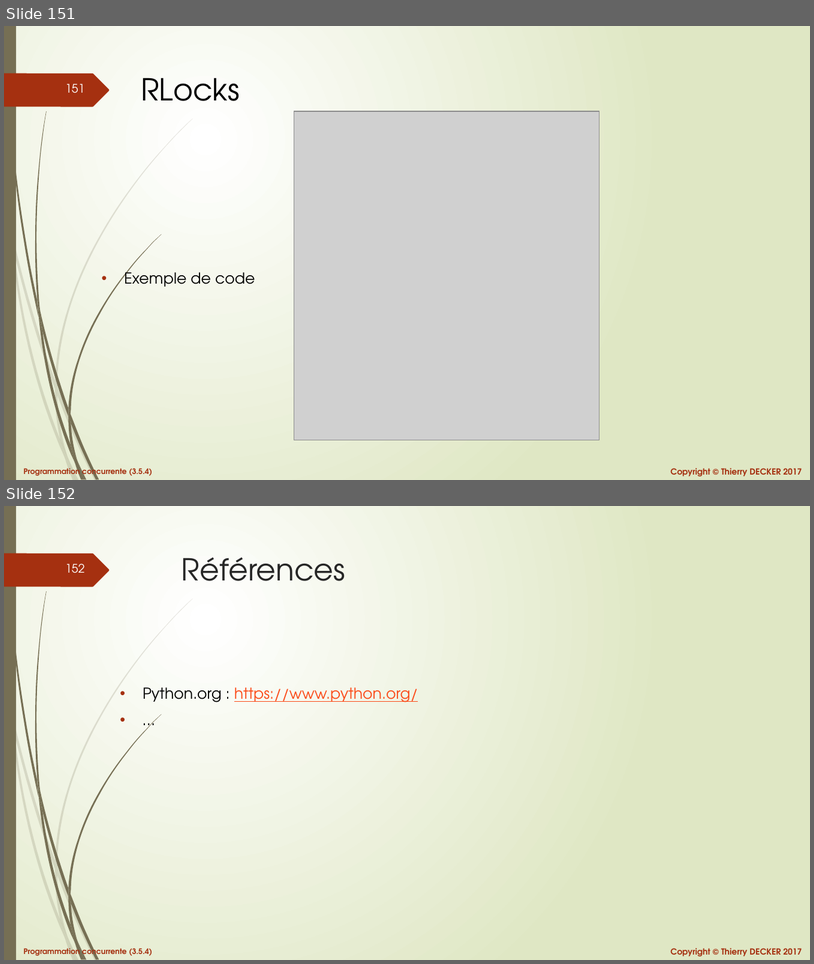
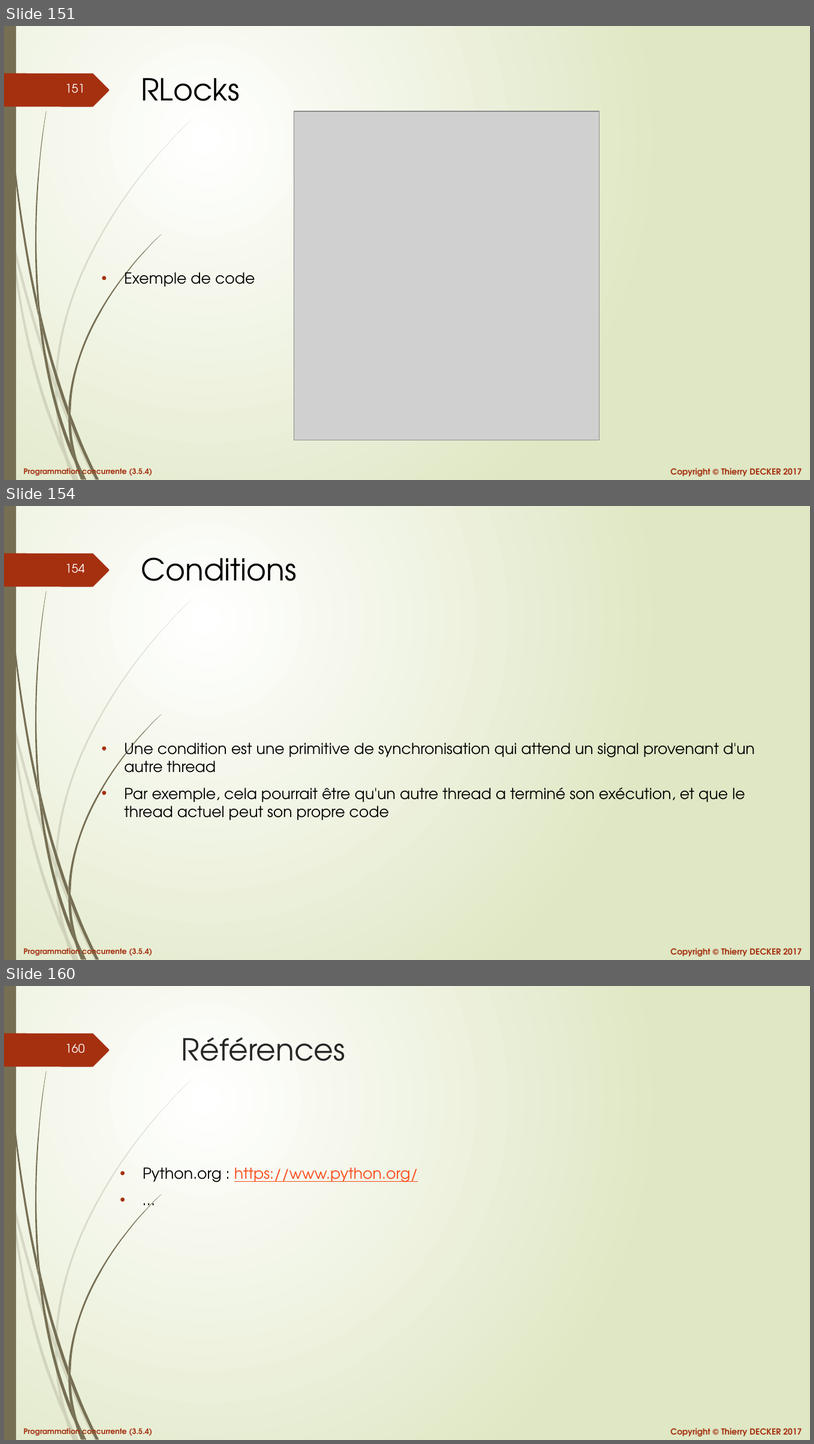
Before and after one commit to VikmanTheRacoon/learning-python, a slide deck: documentations/python-concurrency.pptx. Shown one above the other, each under a label of ours: slides 151 and 152 before the commit, slides 151, 154 and 160 after it; the slides between them are not shown. The pictures are 814x964 and 814x1444 pixels, drawn with LibreOffice and Linux fonts; fonts in the diff are those of the drawing; grey boxes stand for pictures. Boxes give left, top, right and bottom in pixels: in the first picture for what was removed or moved away, otherwise in the second. Text is boxed around its words. In the diff, an @@ line names an element or a change of style, - is before the commit and + after.

```diff
--- a/documentations/python-concurrency.pptx
+++ b/documentations/python-concurrency.pptx
@@ slide 154 added at box(4, 506, 810, 960), background gradient #FFFFFF to #DFE8C4; not listed: 27 template elements that a slide beside it also shows @@
@@ title added at box(141, 558, 297, 581), 36 pt, text #000000 @@
+Conditions
@@ text added at box(124, 738, 755, 820), 18 pt, text #000000 @@
+• Une condition est une primitive de synchronisation qui attend un signal provenant d'un autre thread
+• Par exemple, cela pourrait être qu'un autre thread a terminé son exécution, et que le thread actuel peut son propre code
@@ what was slide 152 is now slide 160 @@
@@ page number at box(65, 1044, 85, 1053): text changed @@
-152
+160
```
Also in this commit, not shown: 7 other slides added, 1 other file.
